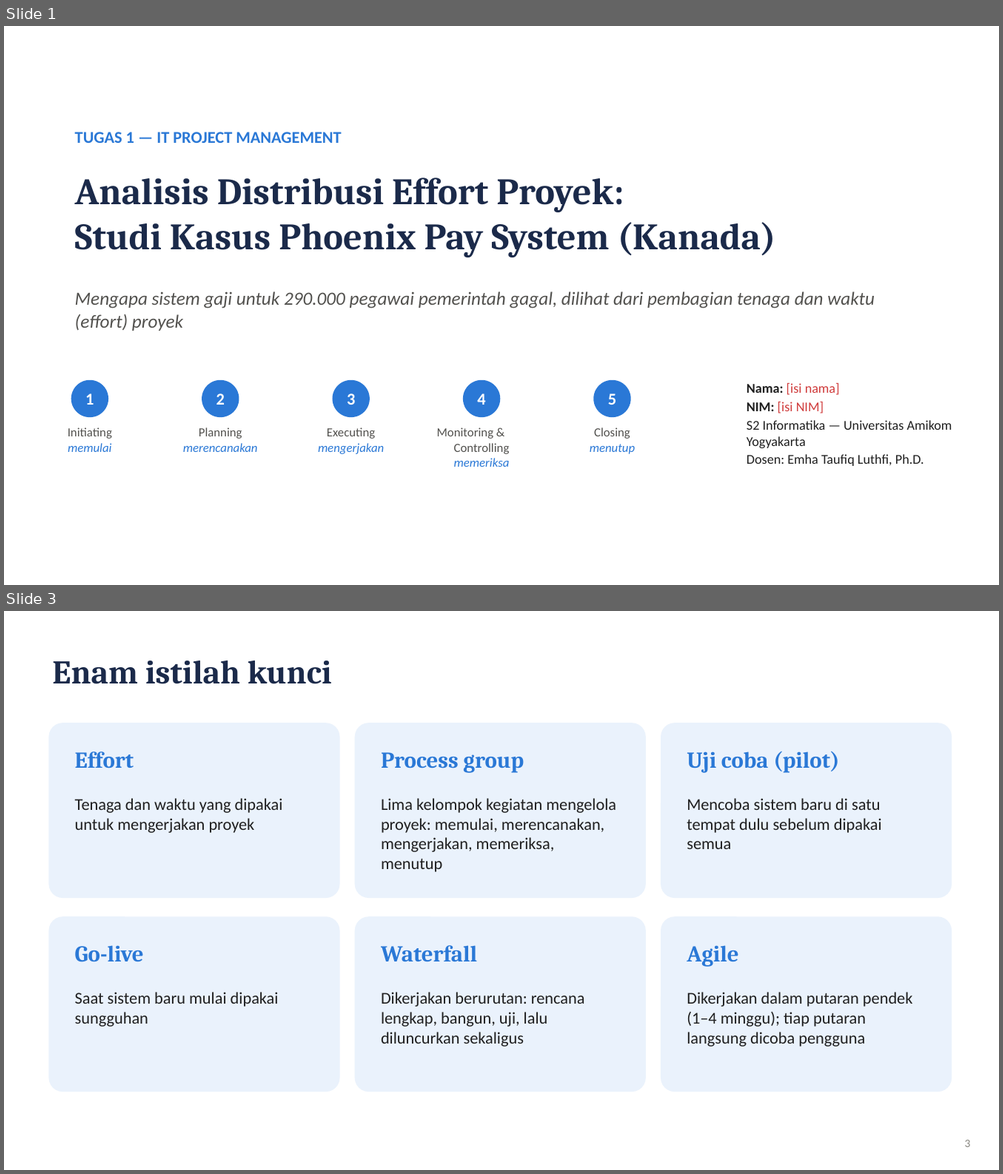
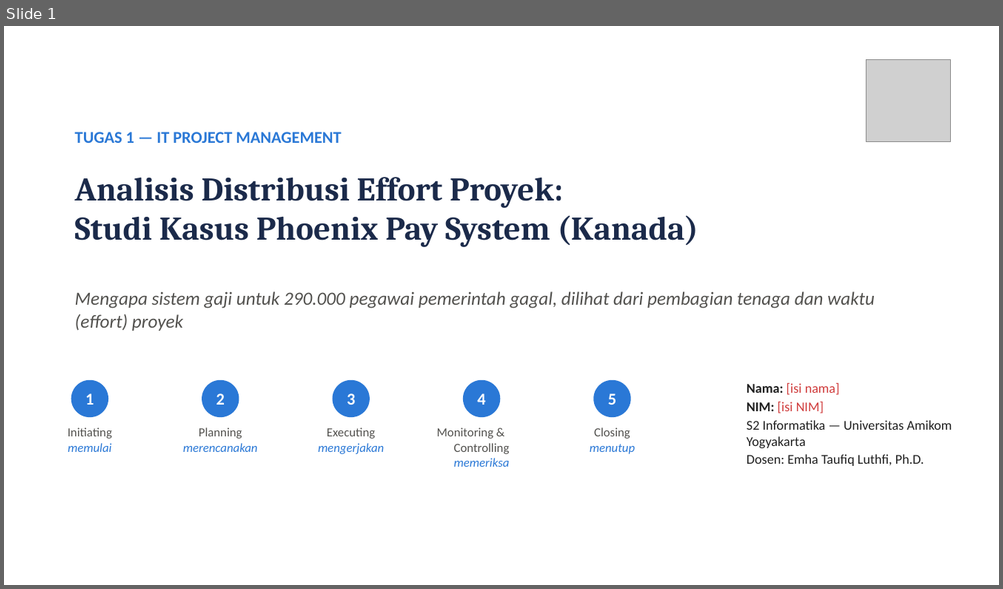
Before and after one commit to mingkimingki/it-proj-manag, a slide deck: tugas1/hasil/Tugas1_DistribusiEffort_Phoenix_Slide.pptx. Shown one above the other, each under a label of ours: slides 1 and 3 before the commit, slide 1 after it; the slides between them are not shown. The pictures are 1003x1174 and 1003x589 pixels, drawn with LibreOffice and Linux fonts; fonts in the diff are those of the drawing; grey boxes stand for pictures. Boxes give left, top, right and bottom in pixels: in the first picture for what was removed or moved away, otherwise in the second. Text is boxed around its words. In the diff, an @@ line names an element or a change of style, - is before the commit and + after.

```diff
--- a/tugas1/hasil/Tugas1_DistribusiEffort_Phoenix_Slide.pptx
+++ b/tugas1/hasil/Tugas1_DistribusiEffort_Phoenix_Slide.pptx
@@ slide 3 removed at <box>4,611,999,1170</box>, background #FFFFFF @@
@@ text removed at <box>52,661,332,684</box> @@
-Enam istilah kunci
@@ rounded rectangle removed at <box>48,723,340,898</box> @@
@@ rounded rectangle removed at <box>355,723,646,898</box> @@
@@ rounded rectangle removed at <box>660,723,951,898</box> @@
@@ text removed at <box>75,752,134,768</box> @@
-Effort
@@ text removed at <box>381,752,523,773</box> @@
-Process group
@@ text removed at <box>686,751,839,773</box> @@
-Uji coba (pilot)
@@ text removed at <box>75,798,283,833</box> @@
-Tenaga dan waktu yang dipakai untuk mengerjakan proyek
@@ text removed at <box>381,798,616,872</box> @@
-Lima kelompok kegiatan mengelola proyek: memulai, merencanakan, mengerjakan, memeriksa, menutup
@@ text removed at <box>686,798,882,849</box> @@
-Mencoba sistem baru di satu tempat dulu sebelum dipakai semua
@@ rounded rectangle removed at <box>48,917,340,1092</box> @@
@@ rounded rectangle removed at <box>355,917,646,1092</box> @@
@@ rounded rectangle removed at <box>660,917,951,1092</box> @@
@@ text removed at <box>75,945,144,963</box> @@
-Go-live
@@ text removed at <box>381,945,477,962</box> @@
-Waterfall
@@ text removed at <box>686,945,738,967</box> @@
-Agile
@@ text removed at <box>75,992,279,1027</box> @@
-Saat sistem baru mulai dipakai sungguhan
@@ text removed at <box>381,992,585,1047</box> @@
-Dikerjakan berurutan: rencana lengkap, bangun, uji, lalu diluncurkan sekaligus
@@ text removed at <box>686,992,913,1047</box> @@
-Dikerjakan dalam putaran pendek (1–4 minggu); tiap putaran langsung dicoba pengguna
@@ text removed at <box>965,1140,970,1147</box> @@
-3
@@ slide 1 changed as well @@
@@ picture added at <box>866,59,950,141</box> @@
@@ text "Analisis Distribusi Effort Proyek:" at <box>75,177,698,247</box>: size 36 to 32 pt @@
```
Also in this commit, not shown: 4 other slides changed, 4 slides added, 7 other slides removed, 10 other files.
